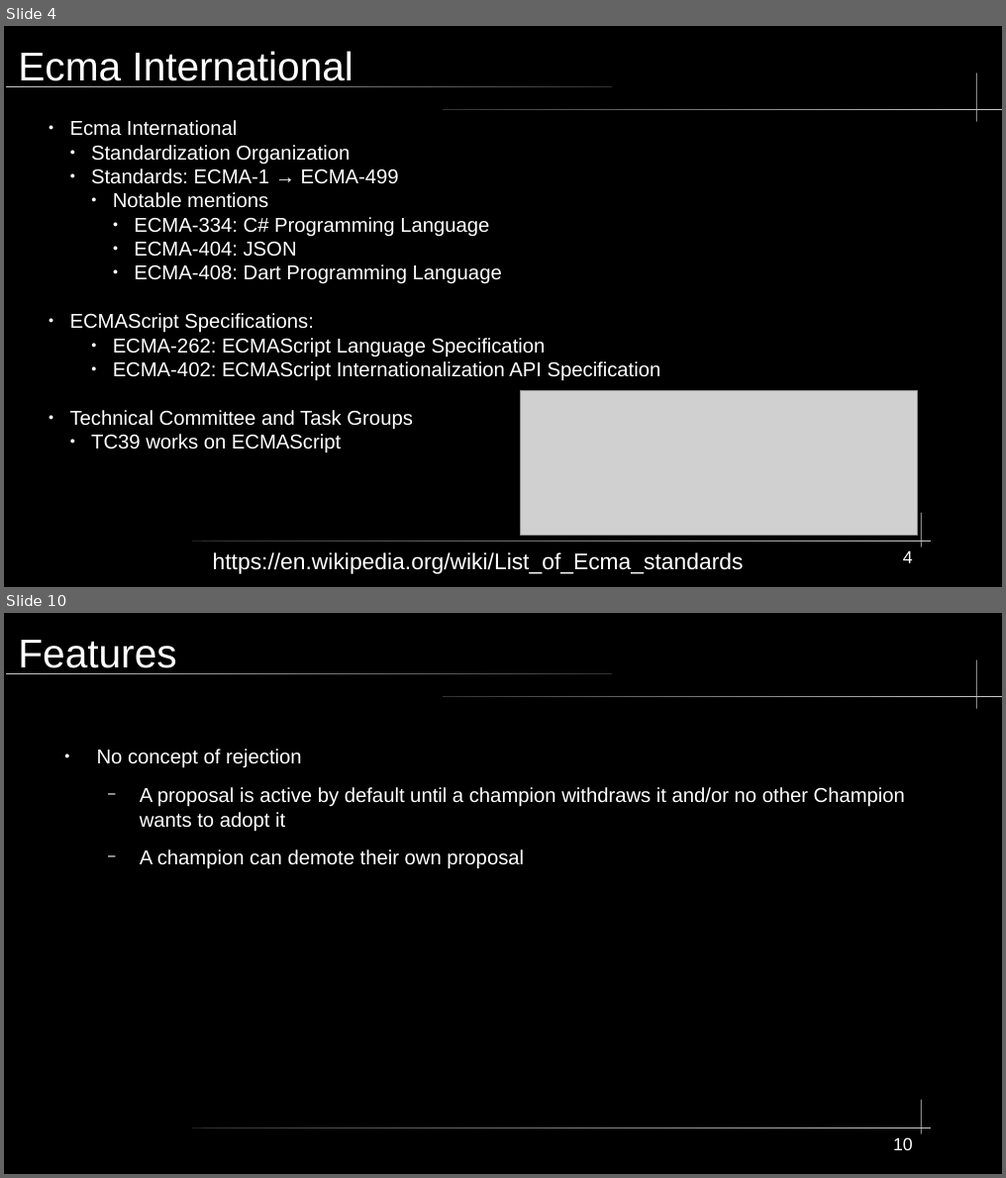
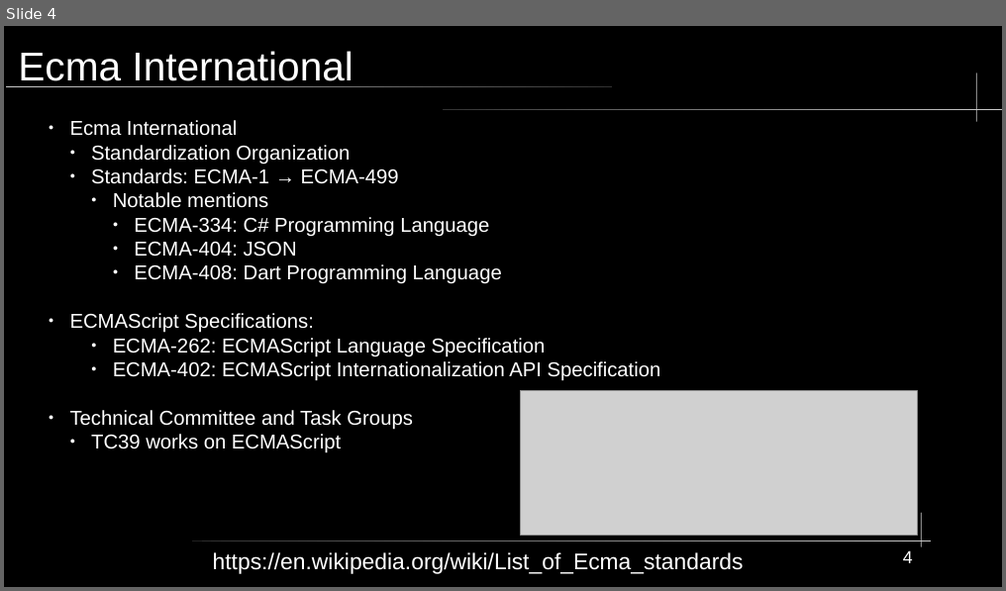
Before and after one commit to KWaloen/tc39_proposals_project, a slide deck: Data Analysis/Presentation/TC39 Process Documents.odp. Shown one above the other, each under a label of ours: slides 4 and 10 before the commit, slide 4 after it; the slides between them are not shown. The pictures are 1006x1178 and 1006x591 pixels, drawn with LibreOffice and Linux fonts; fonts in the diff are those of the drawing; grey boxes stand for pictures. Boxes give left, top, right and bottom in pixels: in the first picture for what was removed or moved away, otherwise in the second. Text is boxed around its words. In the diff, an @@ line names an element or a change of style, - is before the commit and + after.

```diff
--- a/Data Analysis/Presentation/TC39 Process Documents.odp
+++ b/Data Analysis/Presentation/TC39 Process Documents.odp
@@ slide 10 removed at (4, 613, 1002, 1174), background #000000; not listed: 5 template elements that a slide beside it also shows @@
@@ title removed at (18, 640, 176, 674) @@
-Features
@@ text removed at (97, 749, 905, 869) @@
-● No concept of rejection
-  − A proposal is active by default until a champion withdraws it and/or no other Champion wants to adopt it
-  − A champion can demote their own proposal
@@ page number removed at (893, 1138, 913, 1151) @@
-10
```
Also in this commit, not shown: 3 slides changed, 9 slides added, 2 other slides removed.
